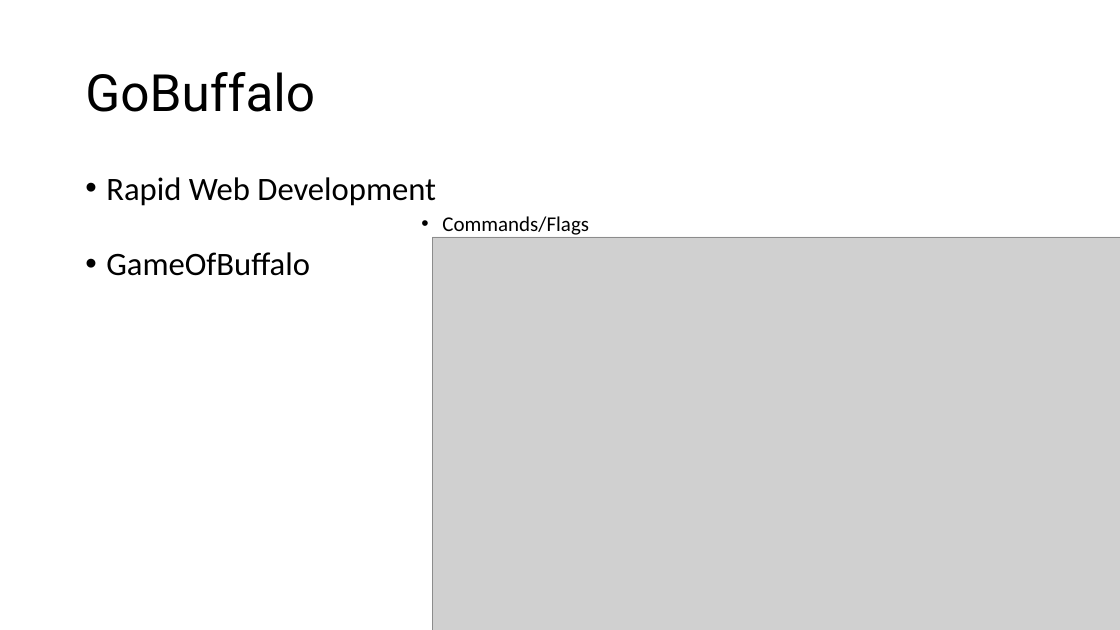
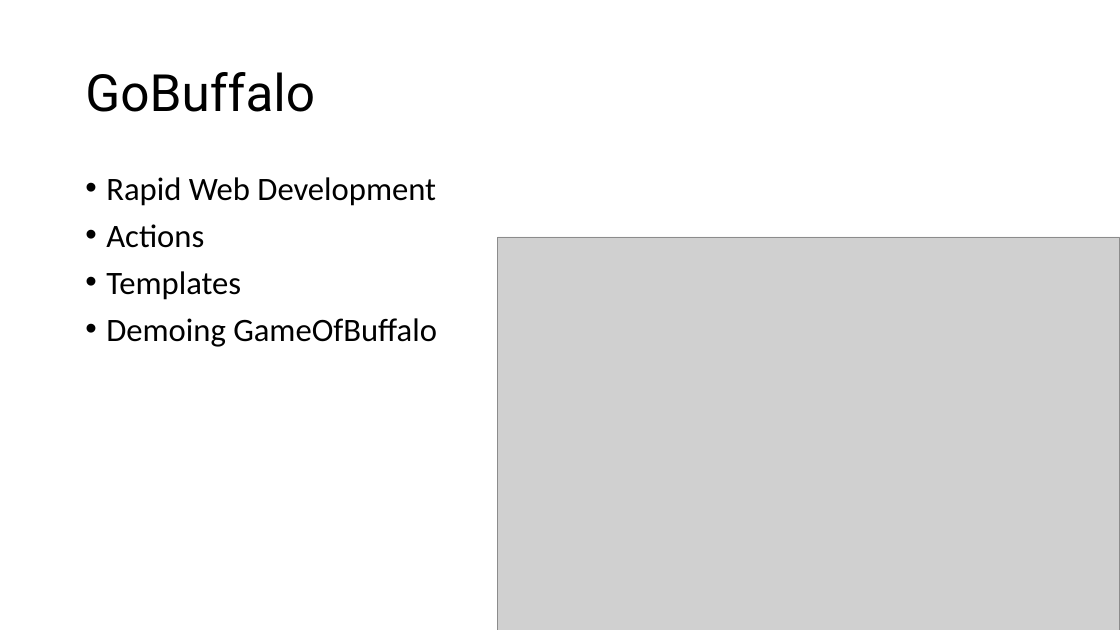
Before and after one commit to AlnaberA/golang_tutorial_projects, a slide deck: slide 7 of assets/powerpoints/golang3.pptx. Drawn at 1120x630 pixels with LibreOffice and Linux fonts; fonts in the diff are those of the drawing; grey boxes stand for pictures. Boxes give left, top, right and bottom in pixels: in the first picture for what was removed or moved away, otherwise in the second. Text is boxed around its words. In the diff, an @@ line names an element or a change of style, - is before the commit and + after.

```diff
--- a/assets/powerpoints/golang3.pptx
+++ b/assets/powerpoints/golang3.pptx
@@ text at (x1=106, y1=224, x2=437, y2=347): text changed; size 18 to 28 pt @@
-                • Commands/Flags
-• GameOfBuffalo
+• Actions
+• Templates
+• Demoing GameOfBuffalo
@@ picture resized from (x1=433, y1=237, x2=1120, y2=630) to (x1=498, y1=237, x2=1120, y2=630) @@
```
Also in this commit, not shown: 1 other file.
